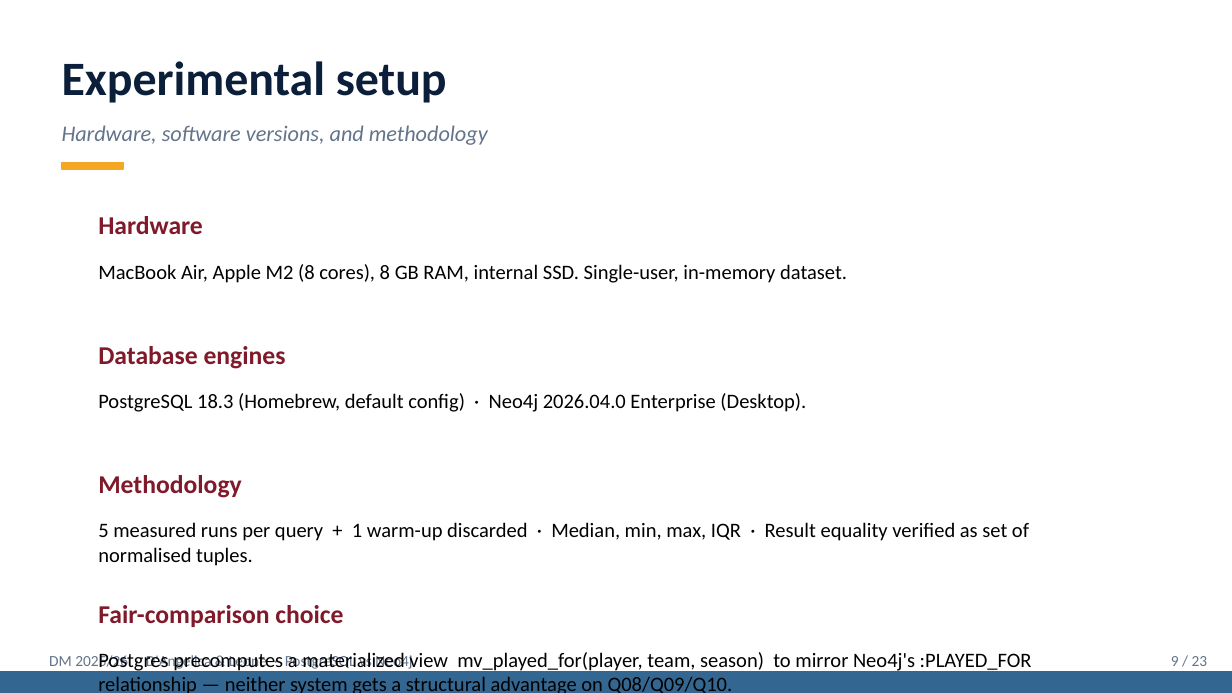
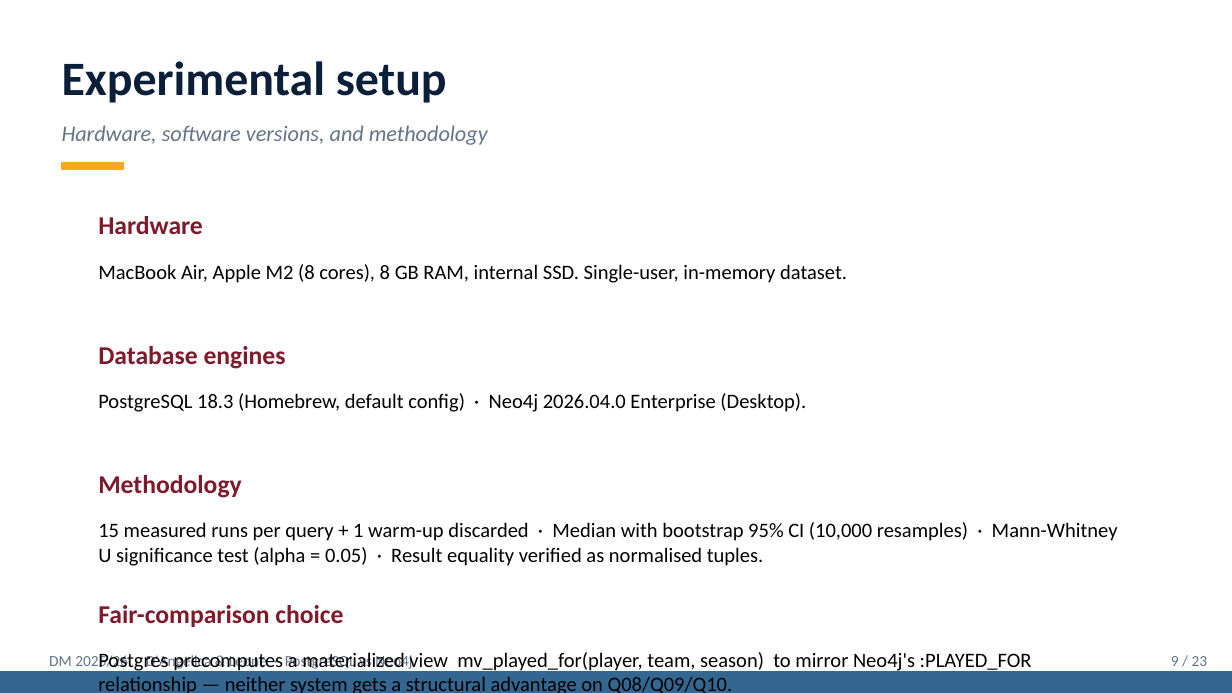
Before and after one commit to g1up3/DM-Project-2026, a slide deck: slide 9 of Presentation_DM_DAngelica_Leone.pptx. Drawn at 1232x693 pixels with LibreOffice and Linux fonts; fonts in the diff are those of the drawing. Boxes give left, top, right and bottom in pixels: in the first picture for what was removed or moved away, otherwise in the second. Text is boxed around its words. In the diff, an @@ line names an element or a change of style, - is before the commit and + after.

```diff
--- a/Presentation_DM_DAngelica_Leone.pptx
+++ b/Presentation_DM_DAngelica_Leone.pptx
@@ text at [98, 522, 1118, 566]: text changed @@
-5 measured runs per query + 1 warm-up discarded · Median, min, max, IQR · Result equality verified as set of normalised tuples.
+15 measured runs per query + 1 warm-up discarded · Median with bootstrap 95% CI (10,000 resamples) · Mann-Whitney U significance test (alpha = 0.05) · Result equality verified as normalised tuples.
```
Also in this commit, not shown: 9 other slides changed, 9 other files.
